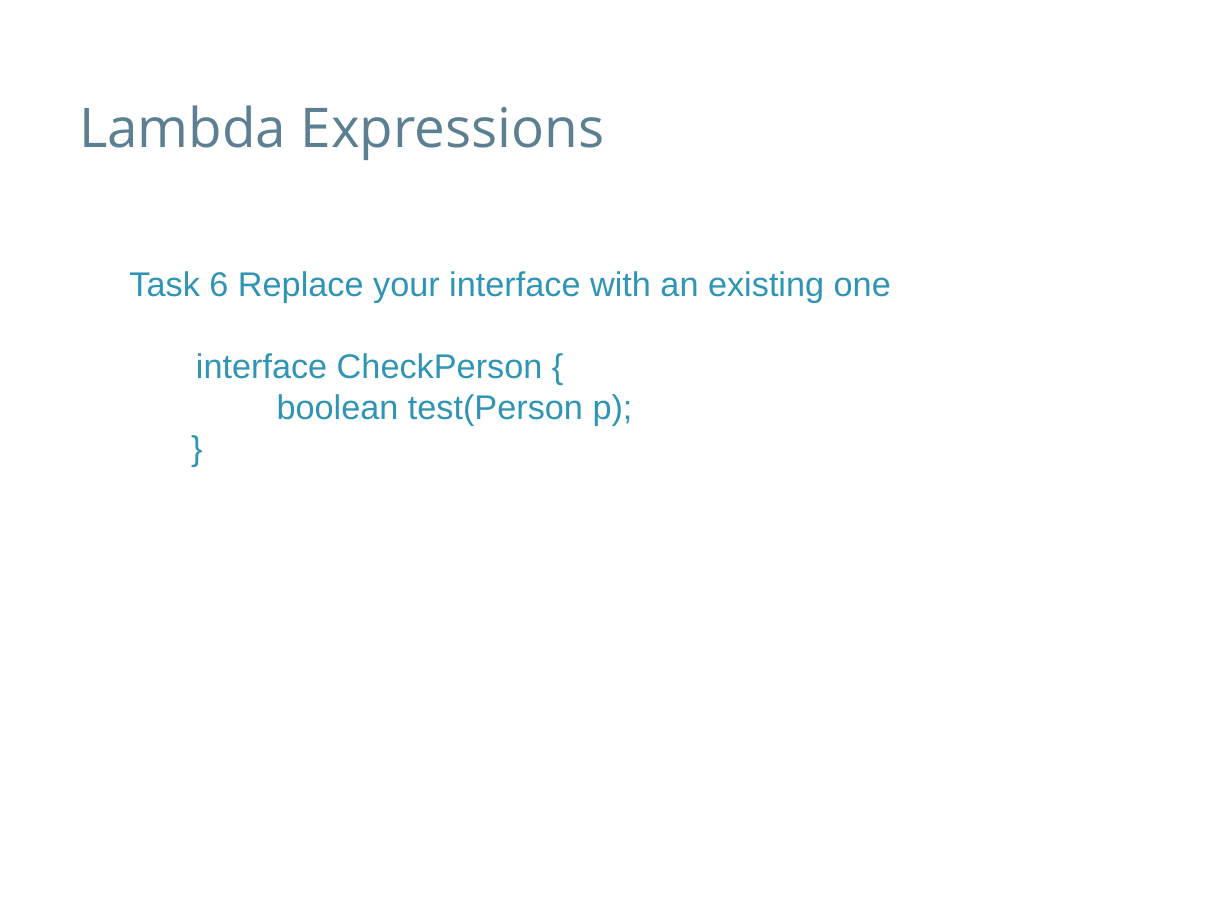
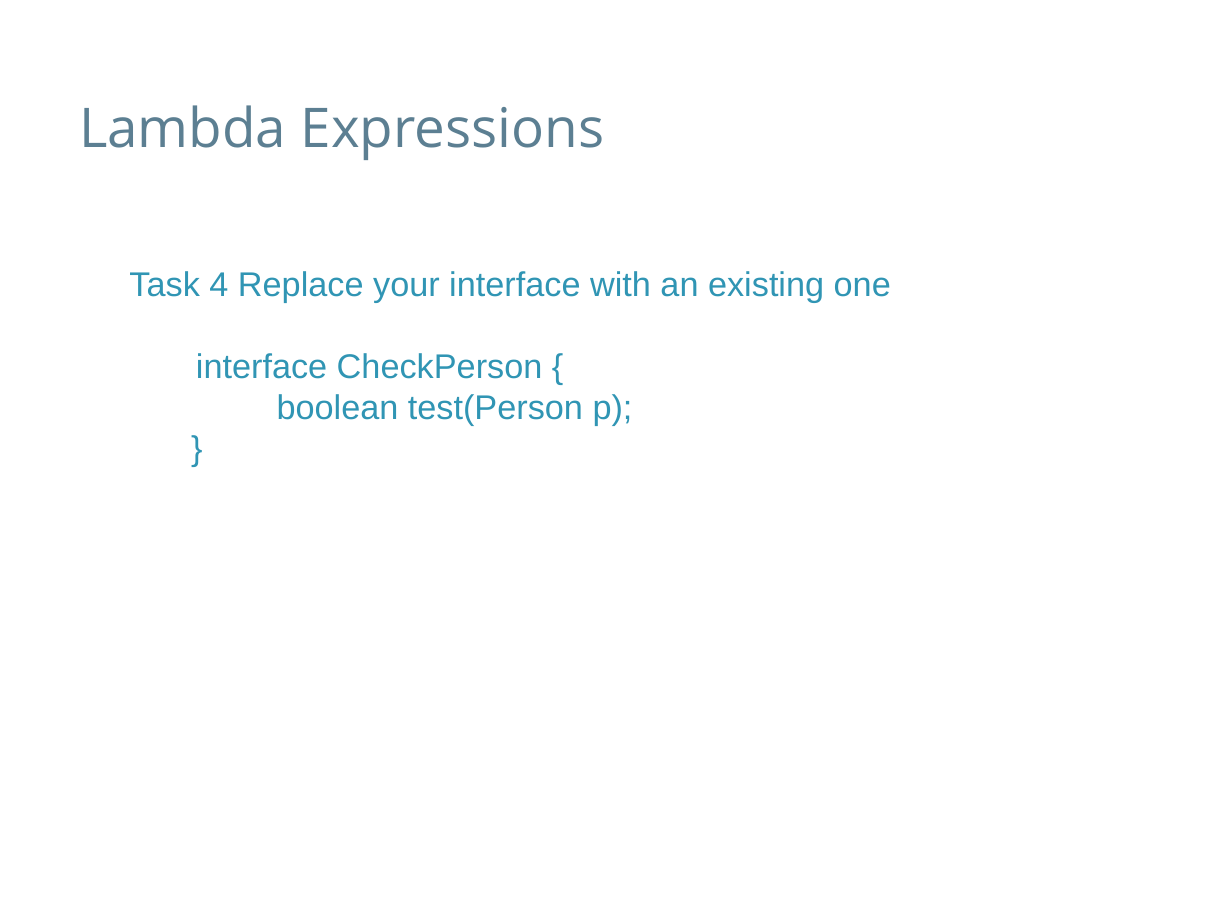
Before and after one commit to speedyswedy/Lambda, a slide deck: slide 12 of slides/Java 8 - Lambda Expresssions.pptx (slide 16 before the commit). Drawn at 1232x924 pixels with LibreOffice and Linux fonts; fonts in the diff are those of the drawing; background and template pictures are left out. Boxes give left, top, right and bottom in pixels: in the first picture for what was removed or moved away, otherwise in the second. Text is boxed around its words. In the diff, an @@ line names an element or a change of style, - is before the commit and + after.

```diff
--- a/slides/Java 8 - Lambda Expresssions.pptx
+++ b/slides/Java 8 - Lambda Expresssions.pptx
@@ text at [129,271,891,302]: text changed @@
-Task 6 Replace your interface with an existing one
+Task 4 Replace your interface with an existing one
```
Also in this commit, not shown: 10 other slides changed, 7 slides removed, 2 other files.
